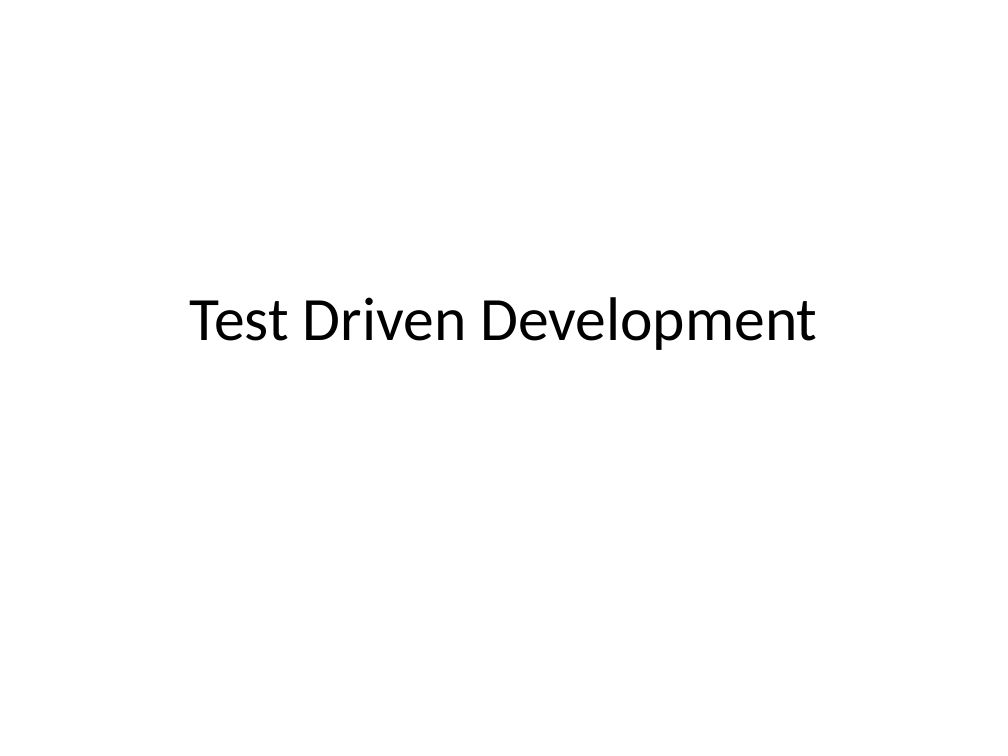
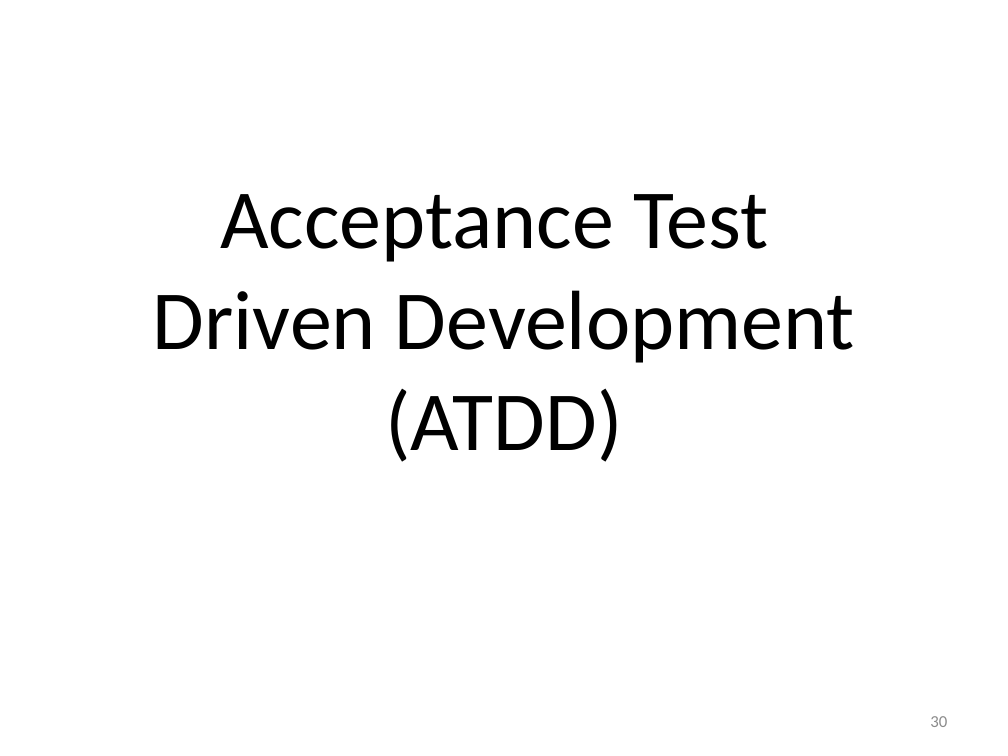
Before and after one commit to timgifford/demos, a slide deck: slide 30 of executable_specification/ExecSpec.pptx (slide 51 before the commit). Drawn at 1008x756 pixels with LibreOffice and Linux fonts; fonts in the diff are those of the drawing. Boxes give left, top, right and bottom in pixels: in the first picture for what was removed or moved away, otherwise in the second. Text is boxed around its words. In the diff, an @@ line names an element or a change of style, - is before the commit and + after.

```diff
--- a/executable_specification/ExecSpec.pptx
+++ b/executable_specification/ExecSpec.pptx
@@ title at (153,194,855,462): text changed; size 44 to 60 pt @@
-Test Driven Development
+Acceptance Test
+Driven Development (ATDD)
@@ page number added at (930,716,947,727), 12 pt, text #8C8C8C @@
+30
```
Also in this commit, not shown: 13 other slides changed, 10 slides added, 6 slides removed, 1 other file.
